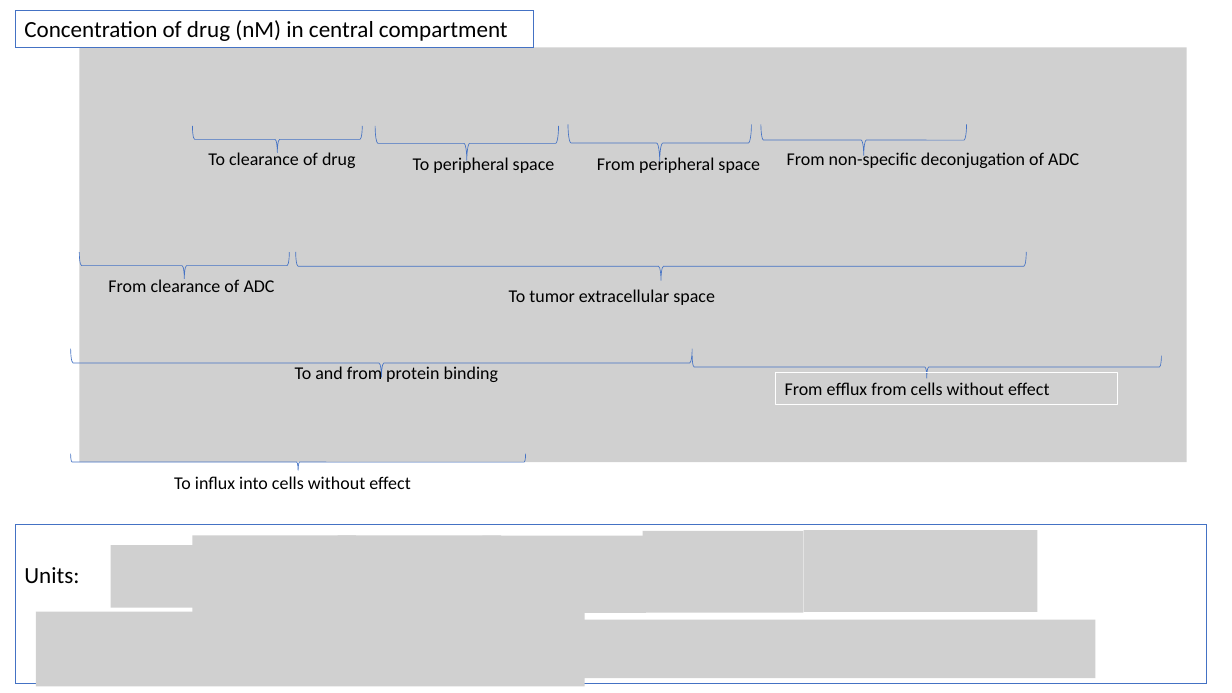
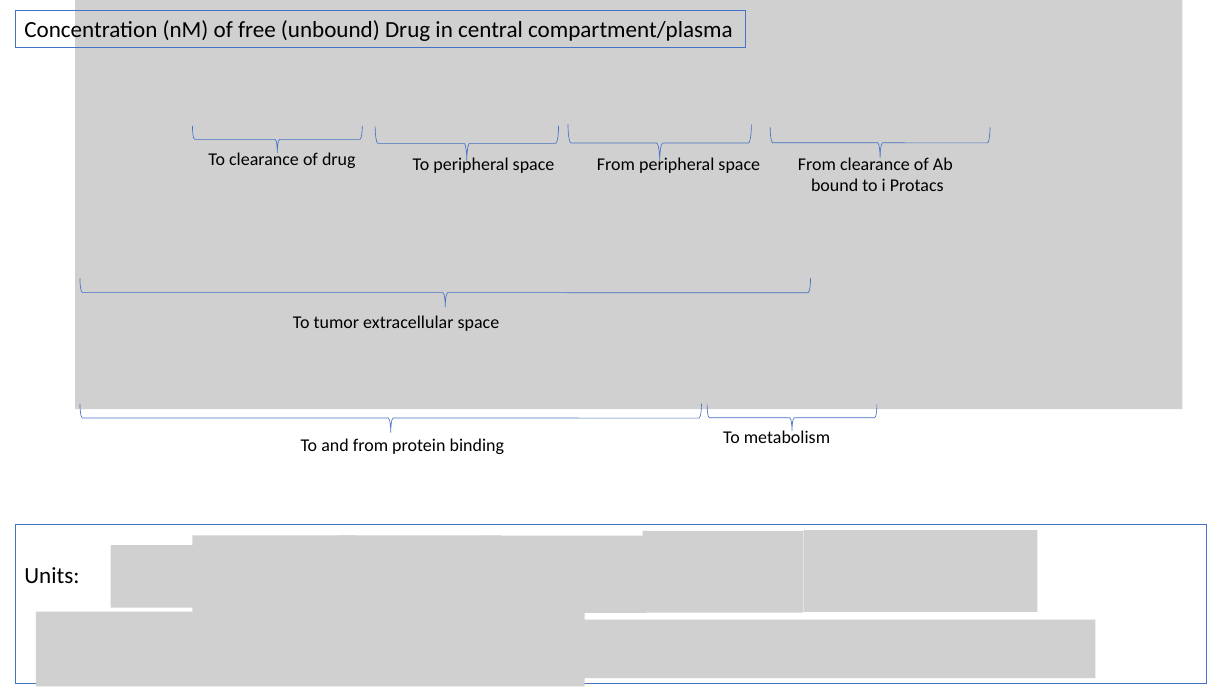
Before and after one commit to judith-stein/hc-protac-shuttle-rshiny-in-vivo, a slide deck: slide 12 of www/logistic_pk_pd_equations_explained.pptx (slide 7 before the commit). Drawn at 1232x693 pixels with LibreOffice and Linux fonts; fonts in the diff are those of the drawing; grey boxes stand for pictures. Boxes give left, top, right and bottom in pixels: in the first picture for what was removed or moved away, otherwise in the second. Text is boxed around its words. In the diff, an @@ line names an element or a change of style, - is before the commit and + after.

```diff
--- a/www/logistic_pk_pd_equations_explained.pptx
+++ b/www/logistic_pk_pd_equations_explained.pptx
@@ rectangle "Concentration (nM) of free (unbound) ...": place and size @@
-rectangle "Concentration (nM) of free (unbound) ..." at [16,10,534,47]
+rectangle "Concentration (nM) of free (unbound) ..." at [16,10,747,47]
@@ text in rectangle at [24,18,733,44]: text changed @@
-Concentration of drug (nM) in central compartment
+Concentration (nM) of free (unbound) Drug in central compartment/plasma
@@ picture: place and size @@
-picture at [79,47,1188,462]
+picture at [75,0,1183,409]
@@ right brace: place and size @@
-right brace at [761,124,967,156]
+right brace at [771,128,991,159]
@@ text removed at [787,150,1079,168] @@
-From non-specific deconjugation of ADC
@@ text added at [798,155,953,191], 14 pt, text #000000 @@
+From clearance of Ab
+bound to i Protacs
@@ right brace: place and size @@
-right brace at [296,252,1027,281]
+right brace at [79,278,811,307]
@@ text removed at [108,278,275,292] @@
-From clearance of ADC
@@ text "To tumor extracellular space": place and size @@
-text "To tumor extracellular space" at [509,289,715,305]
+text "To tumor extracellular space" at [293,315,500,331]
@@ right brace removed at [693,355,1162,378] @@
@@ rectangle removed at [775,373,1117,405] @@
-From efflux from cells without effect
@@ right brace: place and size @@
-right brace at [70,349,692,378]
+right brace at [79,404,701,433]
@@ right brace: place and size @@
-right brace at [79,252,289,279]
+right brace at [707,404,878,431]
@@ text "To and from protein binding": place and size @@
-text "To and from protein binding" at [295,365,499,382]
+text "To and from protein binding" at [301,438,505,454]
@@ text added at [723,429,830,443], 14 pt, text #000000 @@
+To metabolism
@@ right brace removed at [71,453,525,471] @@
@@ text removed at [174,476,410,489] @@
-To influx into cells without effect
```
Also in this commit, not shown: 17 other slides changed, 32 slides added, 11 slides removed, 7 other files.
